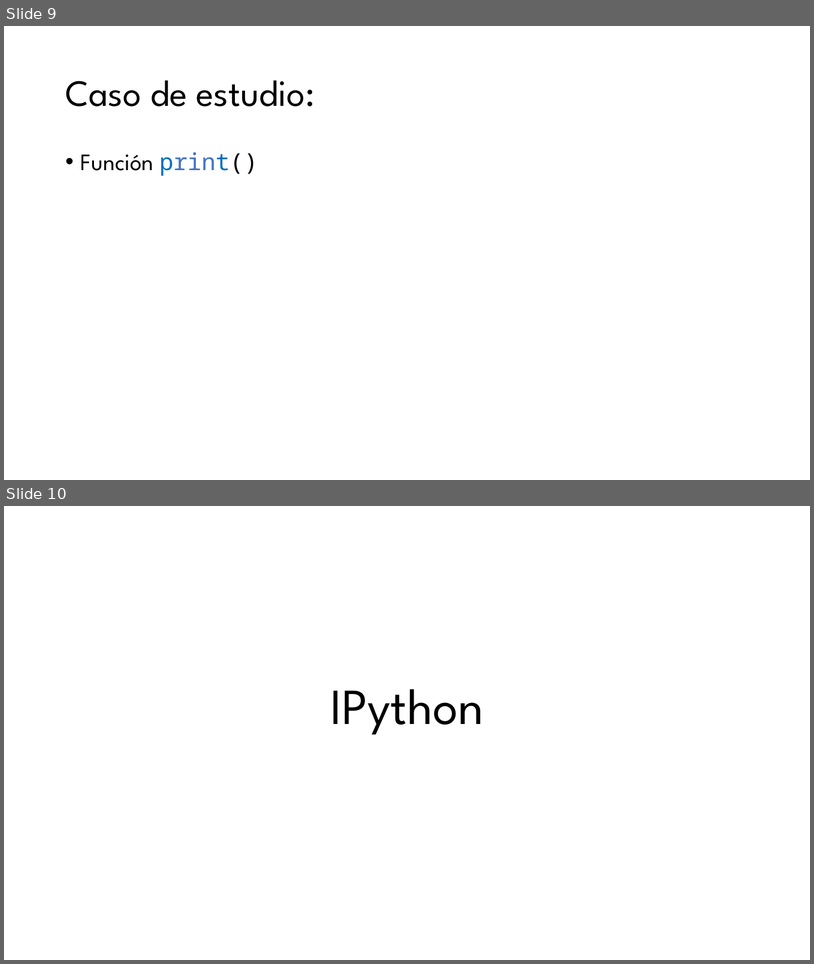
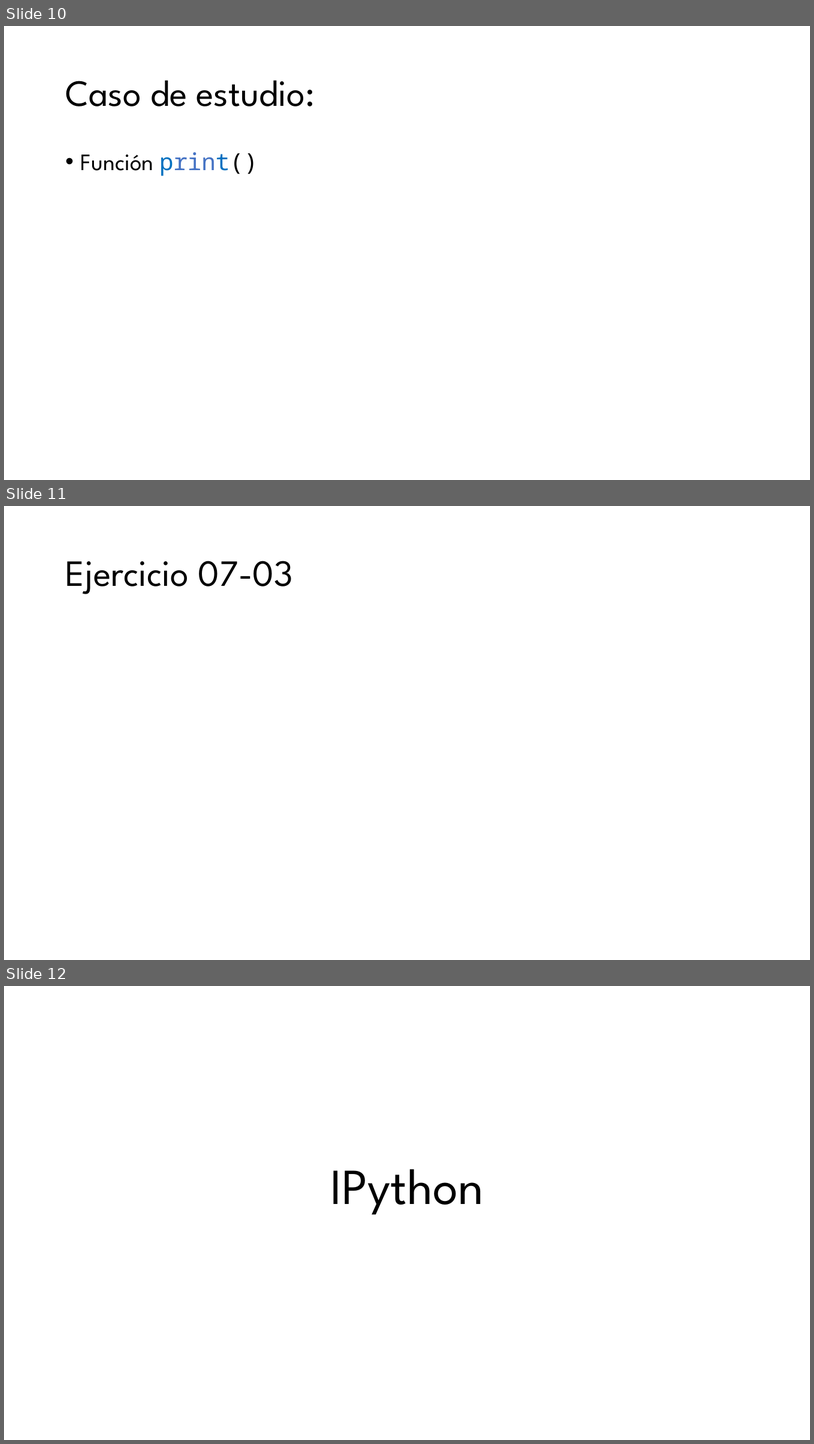
Before and after one commit to ccaballeroh/IntroPython, a slide deck: slides/Programación con Python07.pptx. Shown one above the other, each under a label of ours: slides 9 and 10 before the commit, slides 10, 11 and 12 after it. The pictures are 814x964 and 814x1444 pixels, drawn with LibreOffice and Linux fonts; fonts in the diff are those of the drawing. Boxes give left, top, right and bottom in pixels: in the first picture for what was removed or moved away, otherwise in the second. Text is boxed around its words. In the diff, an @@ line names an element or a change of style, - is before the commit and + after.

```diff
--- a/slides/Programación con Python07.pptx
+++ b/slides/Programación con Python07.pptx
@@ slide 11 added at <box>4,506,810,960</box>, background #FFFFFF @@
@@ title added at <box>65,561,294,594</box>, 44 pt, text #000000 @@
+Ejercicio 07-03
@@ what was slide 9 is now slide 10 @@
@@ what was slide 10 is now slide 12 @@
```
Also in this commit, not shown: 1 other slide added.
